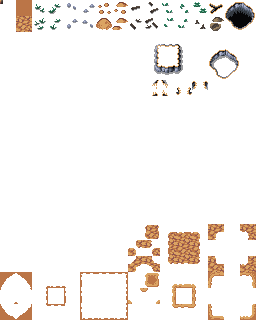
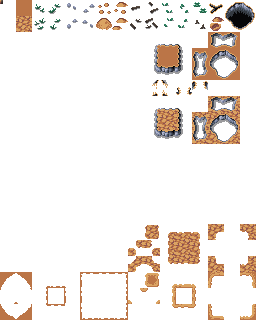
Layered file, before and after one edit (256 × 320). Changes by layer:
added layer "cliffs" in group "Group 1" over <box>154,32,240,144</box>
painted on "Layer 1" over <box>157,17,239,79</box>
